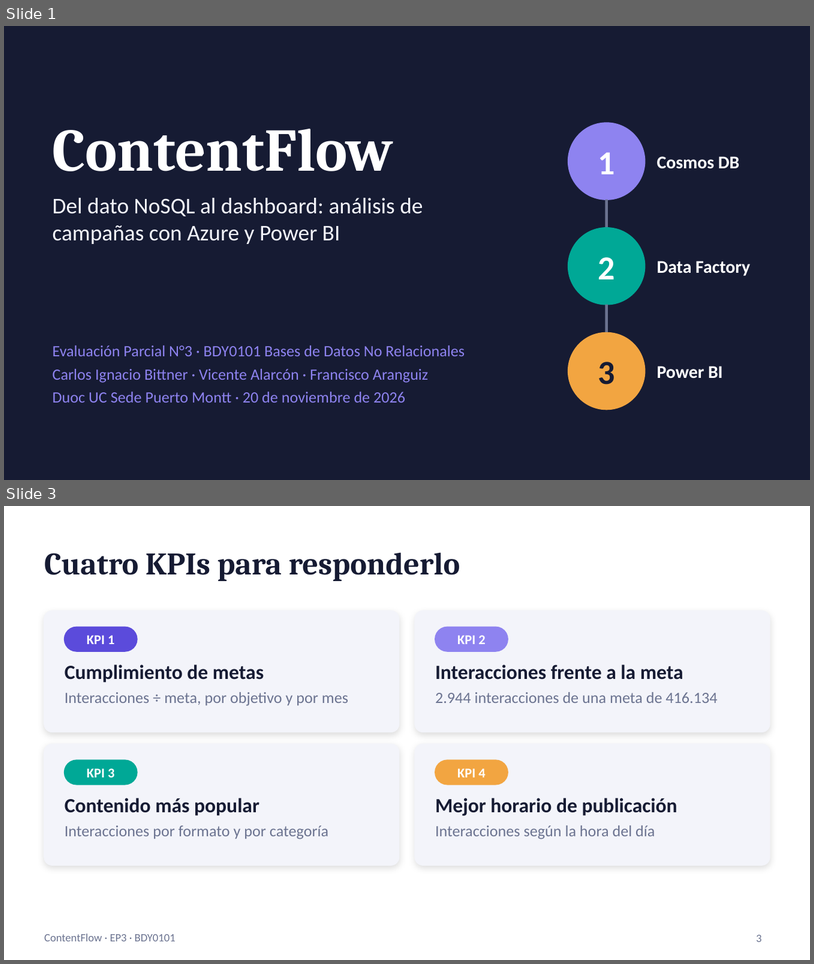
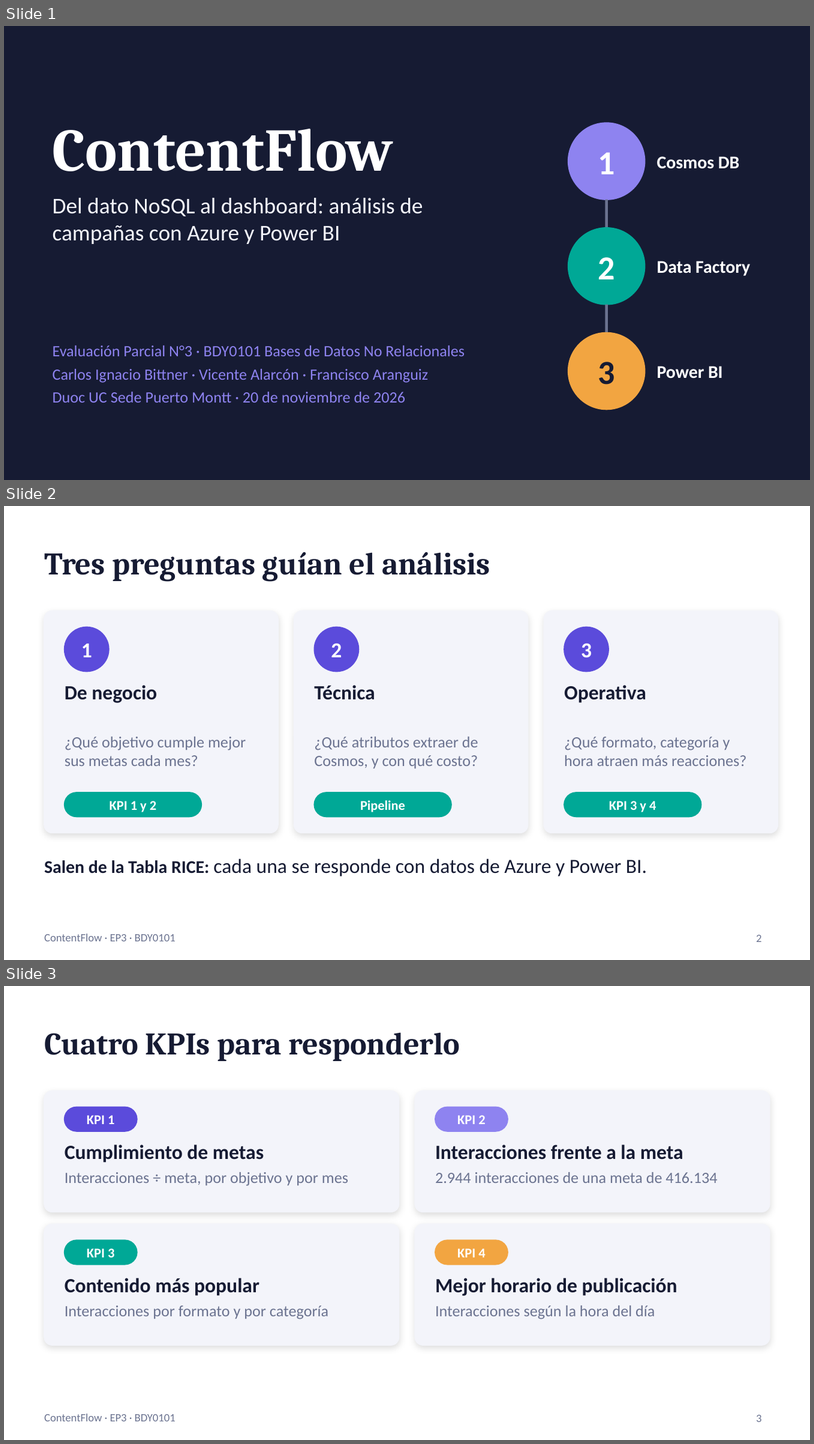
Before and after one commit to ChenteDUOC/ContentFlow, a slide deck: presentacion/ContentFlow_EP3_Presentacion.pptx. Shown one above the other, each under a label of ours: slides 1 and 3 before the commit, slides 1, 2 and 3 after it; the slides between them are not shown. The pictures are 814x964 and 814x1444 pixels, drawn with LibreOffice and Linux fonts; fonts in the diff are those of the drawing. Boxes give left, top, right and bottom in pixels: in the first picture for what was removed or moved away, otherwise in the second. Text is boxed around its words. In the diff, an @@ line names an element or a change of style, - is before the commit and + after.

Commit message:
docs(ep3): diapositiva 2 con las tres preguntas del RICE (negocio, técnica y operativa)

```diff
--- a/presentacion/ContentFlow_EP3_Presentacion.pptx
+++ b/presentacion/ContentFlow_EP3_Presentacion.pptx
@@ slide 2 added at (x1=4, y1=506, x2=810, y2=960), background #FFFFFF; not listed: 1 template element that a slide beside it also shows @@
@@ title added at (x1=44, y1=552, x2=491, y2=582), 28 pt, text #161B33, bold @@
+Tres preguntas guían el análisis
@@ rounded rectangle added at (x1=44, y1=611, x2=278, y2=832), fill #F3F4FA, outline #F3F4FA 1 pt @@
@@ rounded rectangle added at (x1=294, y1=611, x2=528, y2=832), fill #F3F4FA, outline #F3F4FA 1 pt @@
@@ rounded rectangle added at (x1=544, y1=611, x2=778, y2=832), fill #F3F4FA, outline #F3F4FA 1 pt @@
@@ ellipse added at (x1=65, y1=627, x2=109, y2=672), fill #5B4BDB, outline #5B4BDB 1 pt @@
@@ ellipse added at (x1=314, y1=627, x2=359, y2=672), fill #5B4BDB, outline #5B4BDB 1 pt @@
@@ ellipse added at (x1=564, y1=627, x2=609, y2=672), fill #5B4BDB, outline #5B4BDB 1 pt @@
@@ text added at (x1=81, y1=643, x2=92, y2=657), 19 pt, text #FFFFFF, bold @@
+1
@@ text added at (x1=331, y1=643, x2=342, y2=657), 19 pt, text #FFFFFF, bold @@
+2
@@ text added at (x1=581, y1=643, x2=592, y2=657), 19 pt, text #FFFFFF, bold @@
+3
@@ text added at (x1=65, y1=685, x2=157, y2=703), 18 pt, text #161B33, bold @@
+De negocio
@@ text added at (x1=314, y1=685, x2=375, y2=700), 18 pt, text #161B33, bold @@
+Técnica
@@ text added at (x1=564, y1=685, x2=647, y2=703), 18 pt, text #161B33, bold @@
+Operativa
@@ text added at (x1=65, y1=736, x2=246, y2=766), 14 pt, text #6B7390 @@
+¿Qué objetivo cumple mejor sus metas cada mes?
@@ text added at (x1=314, y1=736, x2=479, y2=768), 14 pt, text #6B7390 @@
+¿Qué atributos extraer de Cosmos, y con qué costo?
@@ text added at (x1=564, y1=736, x2=747, y2=766), 14 pt, text #6B7390 @@
+¿Qué formato, categoría y hora atraen más reacciones?
@@ rounded rectangle added at (x1=65, y1=792, x2=201, y2=816), fill #00A896, outline #00A896 1 pt @@
@@ rounded rectangle added at (x1=314, y1=792, x2=452, y2=816), fill #00A896, outline #00A896 1 pt @@
@@ rounded rectangle added at (x1=564, y1=792, x2=702, y2=816), fill #00A896, outline #00A896 1 pt @@
@@ text added at (x1=110, y1=801, x2=156, y2=812), 12 pt, text #FFFFFF, bold @@
+KPI 1 y 2
@@ text added at (x1=360, y1=800, x2=405, y2=812), 12 pt, text #FFFFFF, bold @@
+Pipeline
@@ text added at (x1=609, y1=801, x2=656, y2=812), 12 pt, text #FFFFFF, bold @@
+KPI 3 y 4
@@ text added at (x1=44, y1=858, x2=647, y2=876), 18 pt, text #161B33 @@
+Salen de la Tabla RICE: cada una se responde con datos de Azure y Power BI.
@@ page number added at (x1=756, y1=934, x2=762, y2=942), 10 pt, text #6B7390 @@
+2
```
Also in this commit, not shown: 1 slide removed.
